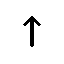
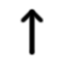
Layer changes from the first (64, 64) image to the second:
added layer "Layer copy #1" above "Layer copy" over [19, 8, 44, 56]
hid "Layer copy" over [19, 8, 44, 56]
painted on "Layer #2" over [19, 8, 44, 56]
